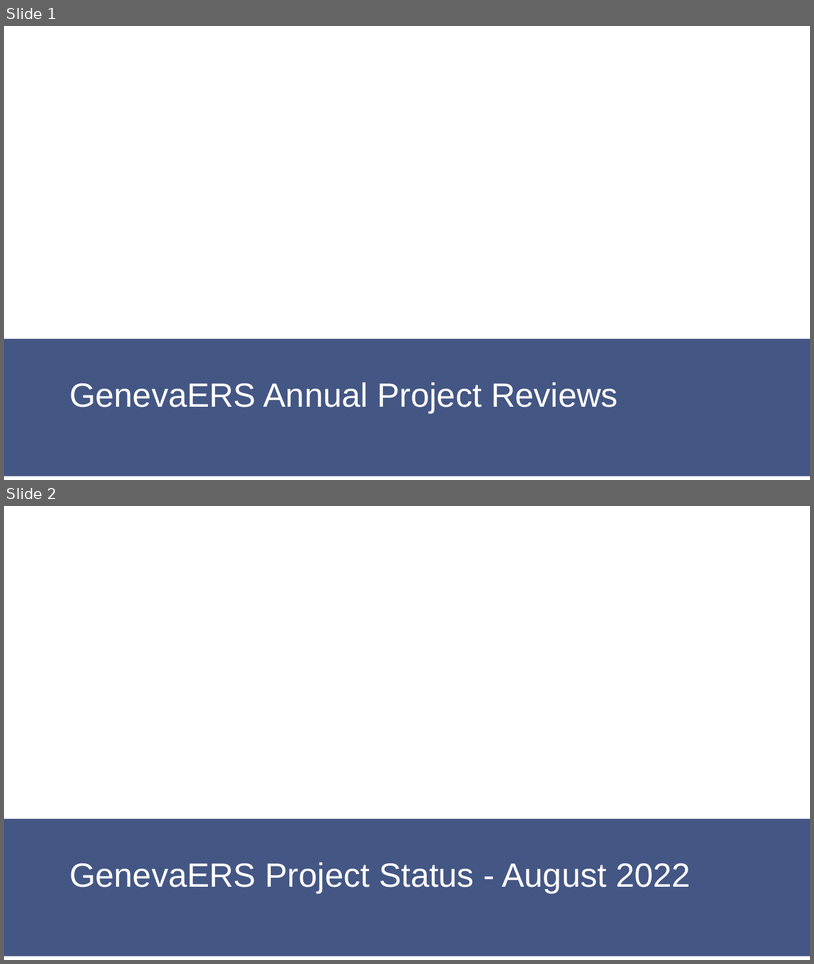
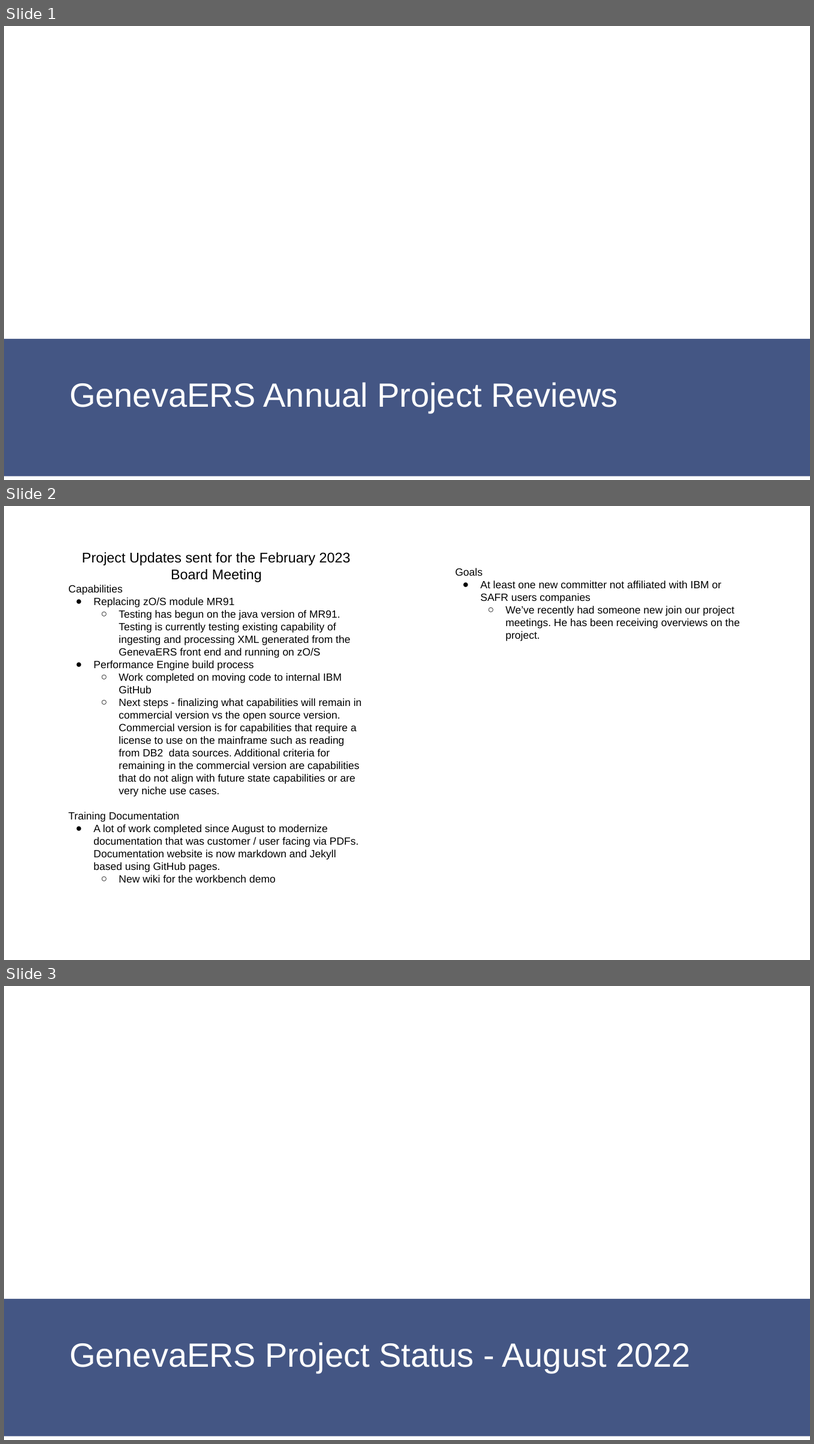
Before and after one commit to genevaers/Community, a slide deck: Annual-Reviews/GenevaERS Annual Project Status.pptx. Shown one above the other, each under a label of ours: slides 1 and 2 before the commit, slides 1, 2 and 3 after it. The pictures are 814x964 and 814x1444 pixels, drawn with LibreOffice and Linux fonts; fonts in the diff are those of the drawing; background and template pictures are left out. Boxes give left, top, right and bottom in pixels: in the first picture for what was removed or moved away, otherwise in the second. Text is boxed around its words. In the diff, an @@ line names an element or a change of style, - is before the commit and + after.

Commit message:
Added a slide with updates sent via email for the board meeting

```diff
--- a/Annual-Reviews/GenevaERS Annual Project Status.pptx
+++ b/Annual-Reviews/GenevaERS Annual Project Status.pptx
@@ slide 2 added at [4, 506, 810, 960], background picture (left out) @@
@@ rectangle added at [4, 506, 810, 960], fill #FFFFFF at 69% opacity @@
@@ text added at [68, 552, 362, 882], 15 pt, text #000000 @@
+Project Updates sent for the February 2023 Board Meeting
+Capabilities
+● Replacing zO/S module MR91
+  ○ Testing has begun on the java version of MR91. Testing is currently testing existing capability of ingesting and processing XML generated from the GenevaERS front end and running on zO/S
+● Performance Engine build process
+  ○ Work completed on moving code to internal IBM GitHub
+  ○ Next steps - finalizing what capabilities will remain in commercial version vs the open source version. Commercial version is for capabilities that require a license to use on the mainframe such as reading from DB2 data sources. Additional criteria for remaining in the commercial version are capabilities that do not align with future state capabilities or are very niche use cases.
+Training Documentation
+● A lot of work completed since August to modernize documentation that was customer / user facing via PDFs. Documentation website is now markdown and Jekyll based using GitHub pages.
+  ○ New wiki for the workbench demo
@@ text added at [455, 568, 740, 641], 15 pt, text #000000 @@
+Goals
+● At least one new committer not affiliated with IBM or SAFR users companies
+  ○ We’ve recently had someone new join our project meetings. He has been receiving overviews on the project.
@@ what was slide 2 is now slide 3 @@
```
Also in this commit, not shown: 1 other file.
